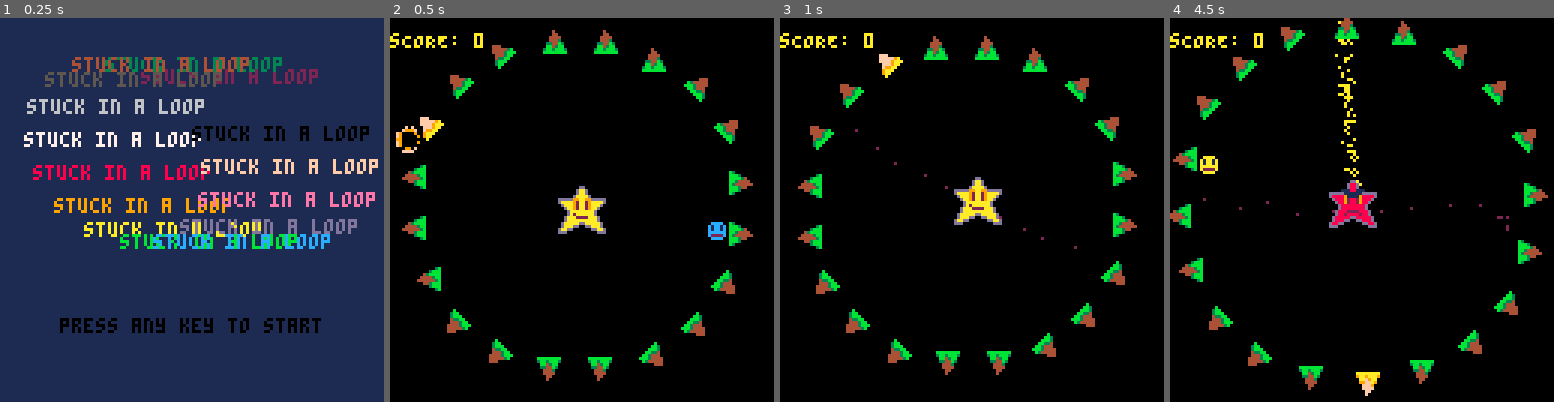
Above: before the commit, frames 1-4 (left to right).
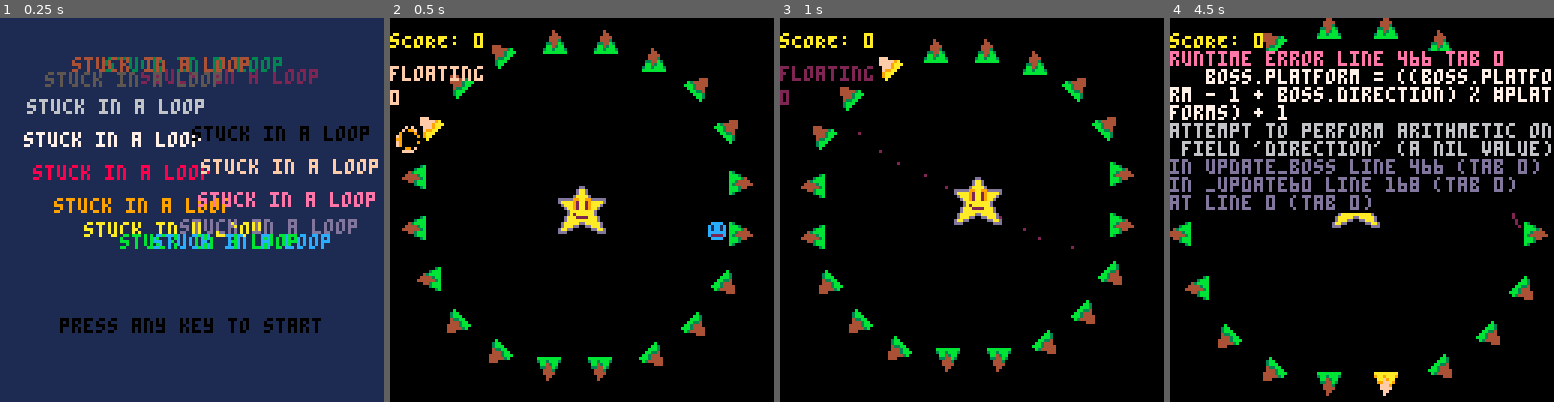
Above: after the commit, the same moments.

Repository: admiralento/pico8wolfertbrothers
Game: PICO-8 cartridge stuckinloop.p8
Two runs of this game, one before a commit and one after it. Both use one fixed random seed, a clock stepped at 60 frames per second and the inputs below.
Inputs:
- Up to frame 1 (0.25 s): no input
- Up to frame 2 (0.5 s): tap X (X key) at 0.33 s
- Up to frame 3 (1 s): tap O (Z key) at 0.7 s
- Up to frame 4 (4.5 s): tap X (X key) at 1.07, 1.85, 2.97, 4.08 s; hold Right 1.6-2.1 s; tap O (Z key) every 0.4 s from 1.7 to 4.1 s; hold Up 2.15-2.42 s; hold Right 2.47-3.03 s; hold Left 3.08-3.58 s; hold Down 3.63-3.97 s; hold Right from 4.02 s (still down)

Frame 1 is identical in both runs. In frame 2, 0.5% of the frame differs, in the area x 0-25%, y 12-31%; in frame 3, 3.8%; in frame 4, 20%, in the area x 0-100%, y 0-99%.
Error after the commit: runtime error line 466 tab 0; boss.platform = ((boss.platform - 1 + boss.direction) % #platforms) + 1; attempt to perform arithmetic on field 'direction' (a ni…

Commit message:
added running around the ring

Diff:
--- a/stuckinloop.p8
+++ b/stuckinloop.p8
@@ -39,7 +39,6 @@
  points = 0
 
  add_boss_queue("floating",120,2,-1)
- add_boss_queue("hint laser",3,10,-1)
 end
 
 function end_game()
@@ -102,6 +101,7 @@
  b.cachex = 0
  b.cachey = 0
  b.life = 3
+ b.platform = 0
  return b
 end
 
@@ -164,7 +164,7 @@
 
  if (gamestate == "game") then
   angle += 0.0005
-	 place_platforms_circle(cx,cy,56+5*sin(angle*5),sin(angle))
+	 place_platforms_circle(cx,cy,56+5*sin(angle*7),sin(angle))
 
 		get_user_input()
 		update_player()
@@ -396,7 +396,6 @@
    boss.state = "active"
    boss.cachex = boss.x
    boss.cachey = boss.y
-   sfx(0)
   end
   if (move_to_next_frame()) then
    boss.s = 14
@@ -432,17 +431,72 @@
  elseif (boss.action == "charging") then
   if (first_frame()) then
    boss.state = "active"
-   boss.cachex = boss.x - 20 + rnd(40)
-   boss.cachey = boss.y - 20 + rnd(40)
+   boss.cachex = boss.x + 20*cos(rnd())
+   boss.cachey = boss.y + 20*sin(rnd())
   end
   if (move_to_next_frame()) then
    boss.s = 46
-   boss.x += (boss.cachex - boss.x) * (1 - (boss.frames / boss.maxFrameCnt))
-   boss.y += (boss.cachey - boss.y) * (1 - (boss.frames / boss.maxFrameCnt))
+   move_actor_dash_pause(boss,boss.cachex,boss.cachey,boss.frames, boss.maxFrameCnt, false)
   else
    if (move_to_next_cycle()) then
-    boss.cachex = boss.x - 20 + rnd(40)
-    boss.cachey = boss.y - 20 + rnd(40)
+    boss.cachex = boss.x + 20*cos(rnd())
+    boss.cachey = boss.y + 20*sin(rnd())
+   else
+    retrieve_next_action()
+   end
+  end
+ elseif (boss.action == "dash to platform") then
+  if (first_frame()) then
+   local index = ceil(rnd(#platforms))
+   local t = get_platform_coords(index)
+   boss.targetx = t.x
+   boss.targety = t.y
+   boss.state = "active"
+   boss.platform = index
+   boss.direction = randDirection()
+  end
+  if (move_to_next_frame()) then
+   boss.s = 14
+   move_actor_linear(boss,boss.targetx,boss.targety,boss.frames,true)
+  else
+   if (move_to_next_cycle()) then
+   else
+    retrieve_next_action()
+   end
+  end
+ elseif (boss.action == "dash to next platform") then
+  if (first_frame()) then
+   boss.platform = ((boss.platform - 1 + boss.direction) % #platforms) + 1
+   local t = get_platform_coords(boss.platform)
+   boss.targetx = t.x
+   boss.targety = t.y
+   boss.state = "active"
+  end
+  if (move_to_next_frame()) then
+   boss.s = 14
+   local c = get_actor_center(boss)
+   move_actor_linear(boss,boss.targetx,boss.targety,boss.frames,true)
+  else
+   if (move_to_next_cycle()) then
+   else
+    retrieve_next_action()
+   end
+  end
+ elseif (boss.action == "ring run") then
+  if (first_frame()) then
+   local c = get_actor_center(boss)
+   boss.radius = distance_to_center(c.x,c.y)
+   boss.angle = atan2(c.x-cx,c.y-cy)
+  end
+  if (move_to_next_frame()) then
+   boss.s = 46
+   move_actor_center(
+    cx + boss.radius*cos(boss.angle + (1 - (boss.frames / boss.maxFrameCnt))),
+    cy + boss.radius*sin(boss.angle + (1 - (boss.frames / boss.maxFrameCnt))),
+    boss
+   )
+  else
+   if (move_to_next_cycle()) then
    else
     retrieve_next_action()
    end
@@ -453,8 +507,7 @@
   end
   if (move_to_next_frame()) then
    boss.s = 14
-   boss.x += (cx - boss.w*4 - boss.x) * (1 - (boss.frames / boss.maxFrameCnt))
-   boss.y += (cy - boss.h*4 - boss.y) * (1 - (boss.frames / boss.maxFrameCnt))
+   move_actor_const_accel(boss,cx,cy,boss.frames, boss.maxFrameCnt, true)
   else
    if (move_to_next_cycle()) then
     set_boss_action("floating",120,1)
@@ -497,9 +550,6 @@
   else
    if (move_to_next_cycle()) then
    else
-    add_boss_queue("hint laser",3,10,1)
-    add_boss_queue("hint laser",3,10,1)
-    add_boss_queue("hint laser",3,10,1)
     retrieve_next_action()
    end
   end
@@ -512,7 +562,7 @@
     local t = get_platform_coords(ceil(rnd(#platforms)))
     boss.targetx = t.x
     boss.targety = t.y
-    boss.direction = (ceil(rnd(2)) - 1.5)*2
+    boss.direction = randDirection()
     boss.angle = atan2(boss.targetx-boss.cachex,boss.targety-boss.cachey)
    end
   end
@@ -551,6 +601,7 @@
    end
   end
  else
+  sfx(0)
   retrieve_next_action()
  end
 end
@@ -584,7 +635,7 @@
   return
  end
  while true do
-  local r = ceil(rnd(6))
+  local r = ceil(rnd(8))
   if (r == 1) then
    set_boss_action("floating",120,1)
    return
@@ -609,6 +660,15 @@
   end
   if (r == 6) then
    set_boss_action("hint laser",3,10)
+   return
+  end
+  if (r == 7) then
+   set_boss_action("dash to platform",40,10)
+   set_boss_action("dash to next platform",5,#platforms)
+   return
+  end
+  if (r == 8) then
+   set_boss_action("ring run",160,1)
    return
   end
  end
@@ -637,6 +697,16 @@
  boss.maxCycleCnt = cycles
 end
 
+function move_actor_center(x,y,actor)
+ --move the actor to center on these coords
+ actor.x = x - (actor.w*4)
+ actor.y = y - (actor.h*4)
+end
+
+function convert_from_center_to_origin(x,y,actor)
+ return {x = x - (actor.w*4), y = y - (actor.h*4)}
+end
+
 -->8
 --render
 
@@ -645,6 +715,8 @@
 	if (gamestate == "game") then
 	 draw_particles()
 		draw_actors()
+  print(boss.action,0,16)
+  print(boss.platform,0,24)
 	 print("sCORE: "..tostring(points),0,5,10,11)
  elseif (gamestate == "menu") then
   rectfill(0,0,128,128,1)
@@ -811,6 +883,54 @@
  return x / 128
 end
 
+function randDirection()
+ return ((ceil(rnd(2)) - 1.5)*2)
+end
+
+function move_actor_linear(actor,tx,ty,frames,useCenter)
+ if (useCenter) then
+  local c = get_actor_center(actor)
+  actor.x += (tx - c.x) * (1 / (frames + 1))
+  actor.y += (ty - c.y) * (1 / (frames + 1))
+ else
+  actor.x += (tx - actor.x) * (1 / (frames + 1))
+  actor.y += (ty - actor.y) * (1 / (frames + 1))
+ end
+end
+
+function move_actor_const_accel(actor,tx,ty,frames,maxframes,useCenter)
+ if (useCenter) then
+  local c = get_actor_center(actor)
+  actor.x += (tx - c.x) * ((maxframes - frames) / fib(maxframes))
+  actor.y += (ty - c.y) * ((maxframes - frames) / fib(maxframes))
+ else
+  actor.x += (tx - actor.x) * ((maxframes - frames) / fib(maxframes))
+  actor.y += (ty - actor.y) * ((maxframes - frames) / fib(maxframes))
+ end
+end
+
+function move_actor_expo(actor,tx,ty,frames,maxframes,useCenter)
+ if (useCenter) then
+  local c = get_actor_center(actor)
+  actor.x += (tx - c.x) * (1/2^(maxframes-frames))
+  actor.y += (ty - c.y) * (1/2^(maxframes-frames))
+ else
+  actor.x += (tx - actor.x) * (1/2^(maxframes-frames))
+  actor.y += (ty - actor.y) * (1/2^(maxframes-frames))
+ end
+end
+
+function move_actor_dash_pause(actor,tx,ty,frames,maxframes,useCenter)
+ if (useCenter) then
+  local c = get_actor_center(actor)
+  actor.x += (tx - c.x) * (1 - (frames / maxframes))
+  actor.y += (ty - c.y) * (1 - (frames / maxframes))
+ else
+  actor.x += (tx - actor.x) * (1 - (frames / maxframes))
+  actor.y += (ty - actor.y) * (1 - (frames / maxframes))
+ end
+end
+
 --gives a random platform id, will not return excluded id. give 0 if unnecessary
 function random_platform(exclude_num)
  random = ceil(rnd(platform_cnt))
@@ -818,6 +938,14 @@
   random = ceil(rnd(platform_cnt))
  end
  return platforms[random]
+end
+
+function fib(steps)
+ local n = 0
+ for i=1,steps do
+  n += i
+ end
+ return n
 end
 
 -->8
